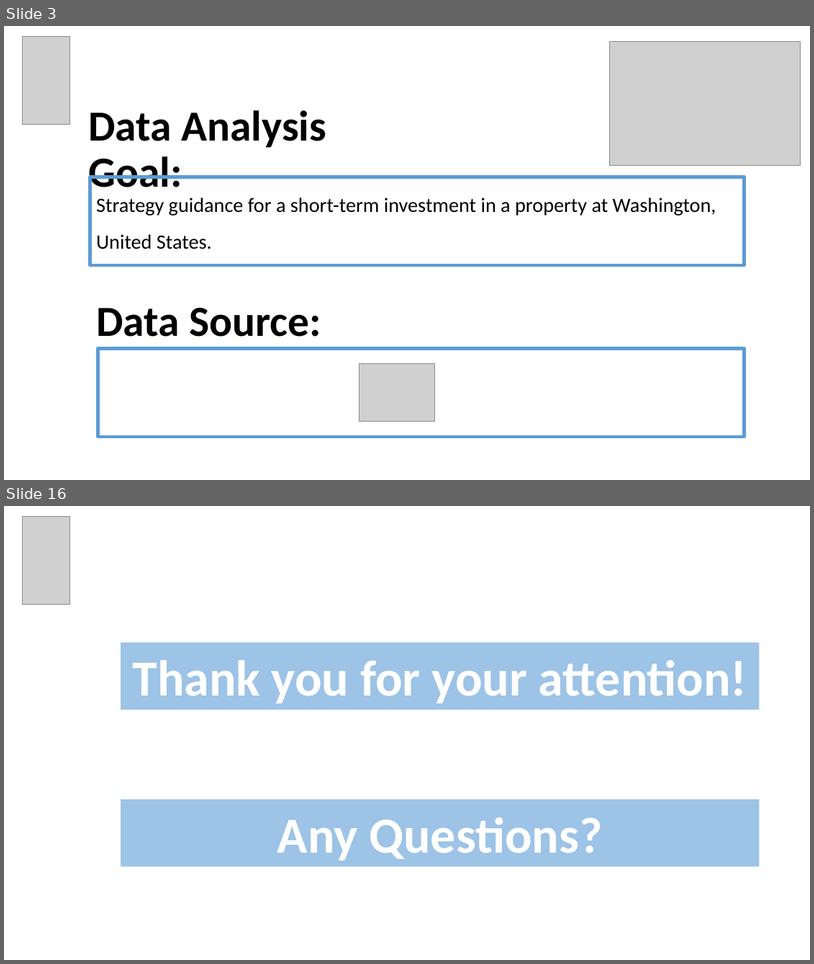
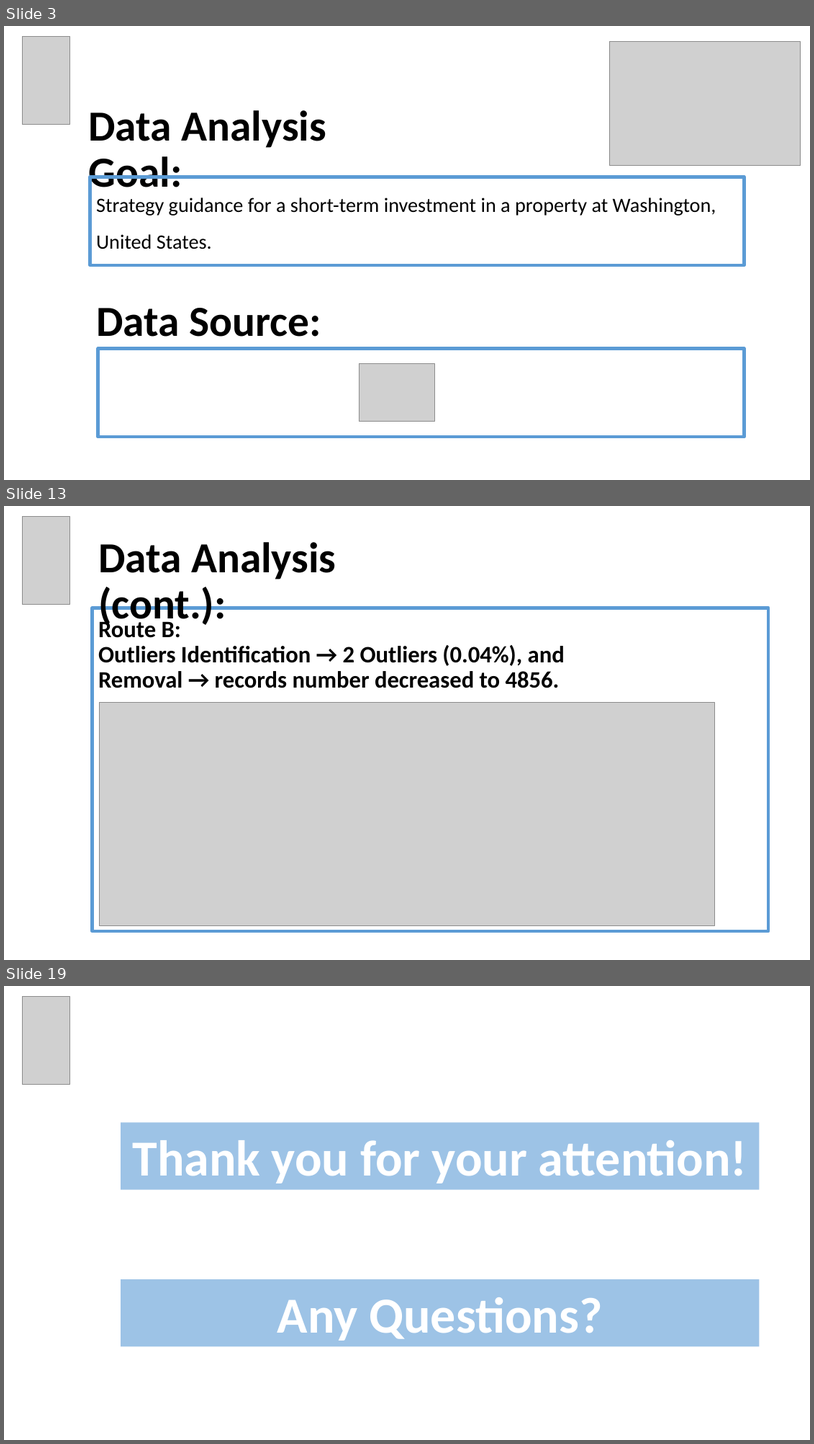
Before and after one commit to OdedMark/DataAnalystCourseFinalProject, a slide deck: Final Project Data Analyst Program Hebrew University of Jerusalem.pptx. Shown one above the other, each under a label of ours: slides 3 and 16 before the commit, slides 3, 13 and 19 after it; the slides between them are not shown. The pictures are 814x964 and 814x1444 pixels, drawn with LibreOffice and Linux fonts; fonts in the diff are those of the drawing; grey boxes stand for pictures. Boxes give left, top, right and bottom in pixels: in the first picture for what was removed or moved away, otherwise in the second. Text is boxed around its words. In the diff, an @@ line names an element or a change of style, - is before the commit and + after.

```diff
--- a/Final Project Data Analyst Program Hebrew University of Jerusalem.pptx
+++ b/Final Project Data Analyst Program Hebrew University of Jerusalem.pptx
@@ slide 13 added at (x1=4, y1=506, x2=810, y2=960), background #FFFFFF @@
@@ picture added at (x1=22, y1=516, x2=70, y2=604) @@
@@ title added at (x1=98, y1=542, x2=337, y2=629), 51 pt, text #000000, bold @@
+Data Analysis (cont.):
@@ rectangle added at (x1=93, y1=608, x2=769, y2=931), outline #5B9BD5 4 pt @@
@@ text added at (x1=98, y1=618, x2=565, y2=688), 28 pt, text #000000, bold @@
+Route B:
+Outliers Identification → 2 Outliers (0.04%), and
+Removal → records number decreased to 4856.
@@ picture added at (x1=100, y1=703, x2=715, y2=925) @@
@@ what was slide 16 is now slide 19 @@
```
Also in this commit, not shown: 12 slides changed, 2 other slides added.
